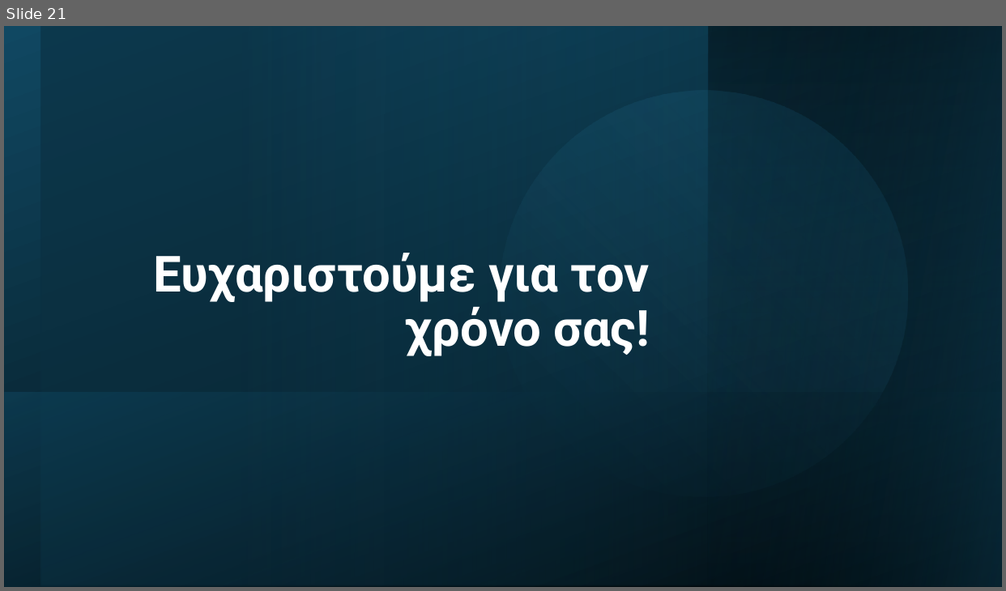
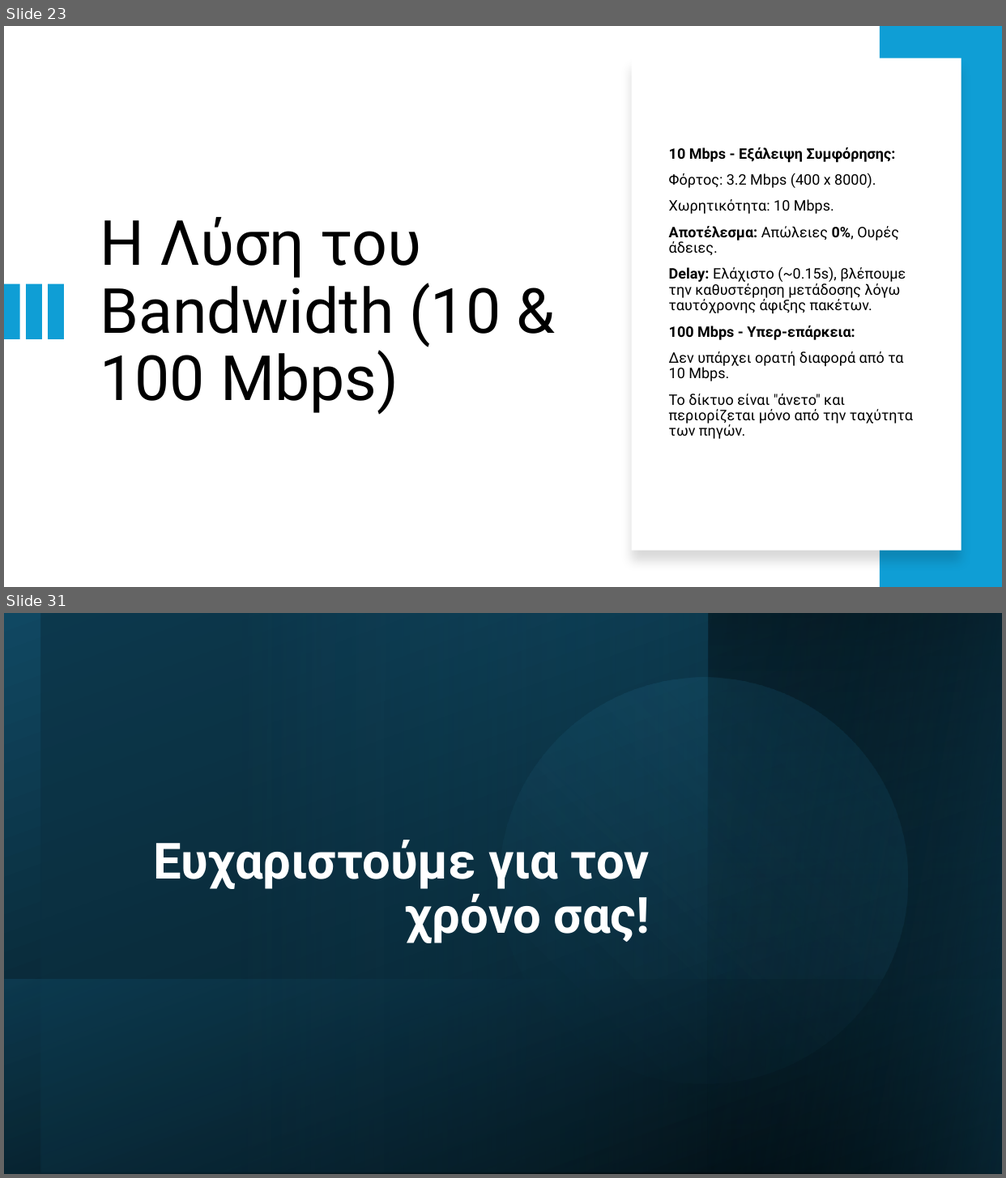
Before and after one commit to AlexandrosChal/Event-driven-network-simulation-in-Python-and-SimPy, a slide deck: Παρουσίαση.pptx. Shown one above the other, each under a label of ours: slide 21 before the commit, slides 23 and 31 after it; the slides between them are not shown. The pictures are 1006x591 and 1006x1178 pixels, drawn with LibreOffice and Linux fonts; fonts in the diff are those of the drawing. Boxes give left, top, right and bottom in pixels: in the first picture for what was removed or moved away, otherwise in the second. Text is boxed around its words. In the diff, an @@ line names an element or a change of style, - is before the commit and + after.

```diff
--- a/Παρουσίαση.pptx
+++ b/Παρουσίαση.pptx
@@ slide 23 added at <box>4,26,1002,587</box>, background #FFFFFF @@
@@ rectangle added at <box>880,26,1002,587</box>, fill #0F9ED5 @@
@@ rectangle added at <box>632,58,961,551</box>, fill #FFFFFF @@
@@ text added at <box>669,148,913,439</box>, 14 pt, text #000000 @@
+10 Mbps - Εξάλειψη Συμφόρησης:
+Φόρτος: 3.2 Mbps (400 x 8000).
+Χωρητικότητα: 10 Mbps.
+Αποτέλεσμα: Απώλειες 0%, Ουρές άδειες.
+Delay: Ελάχιστο (~0.15s), βλέπουμε την καθυστέρηση μετάδοσης λόγω ταυτόχρονης άφιξης πακέτων.
+100 Mbps - Υπερ-επάρκεια:
+Δεν υπάρχει ορατή διαφορά από τα 10 Mbps.
+Το δίκτυο είναι "άνετο" και περιορίζεται μόνο από την ταχύτητα των πηγών.
@@ title added at <box>100,217,501,415</box>, 60 pt, text #000000 @@
+Η Λύση του Bandwidth (10 & 100 Mbps)
@@ rectangle added at <box>4,284,19,339</box>, fill #0F9ED5 @@
@@ rectangle added at <box>26,284,41,339</box>, fill #0F9ED5 @@
@@ rectangle added at <box>49,284,64,339</box>, fill #0F9ED5 @@
@@ what was slide 21 is now slide 31 @@
```
Also in this commit, not shown: 10 other slides added, 1 slide removed, 3 other files.
